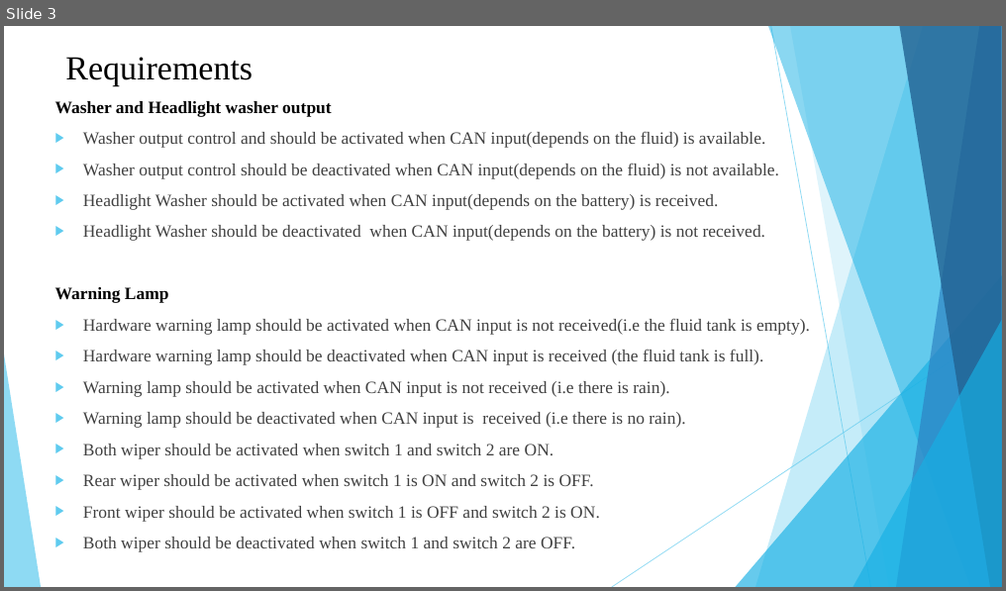
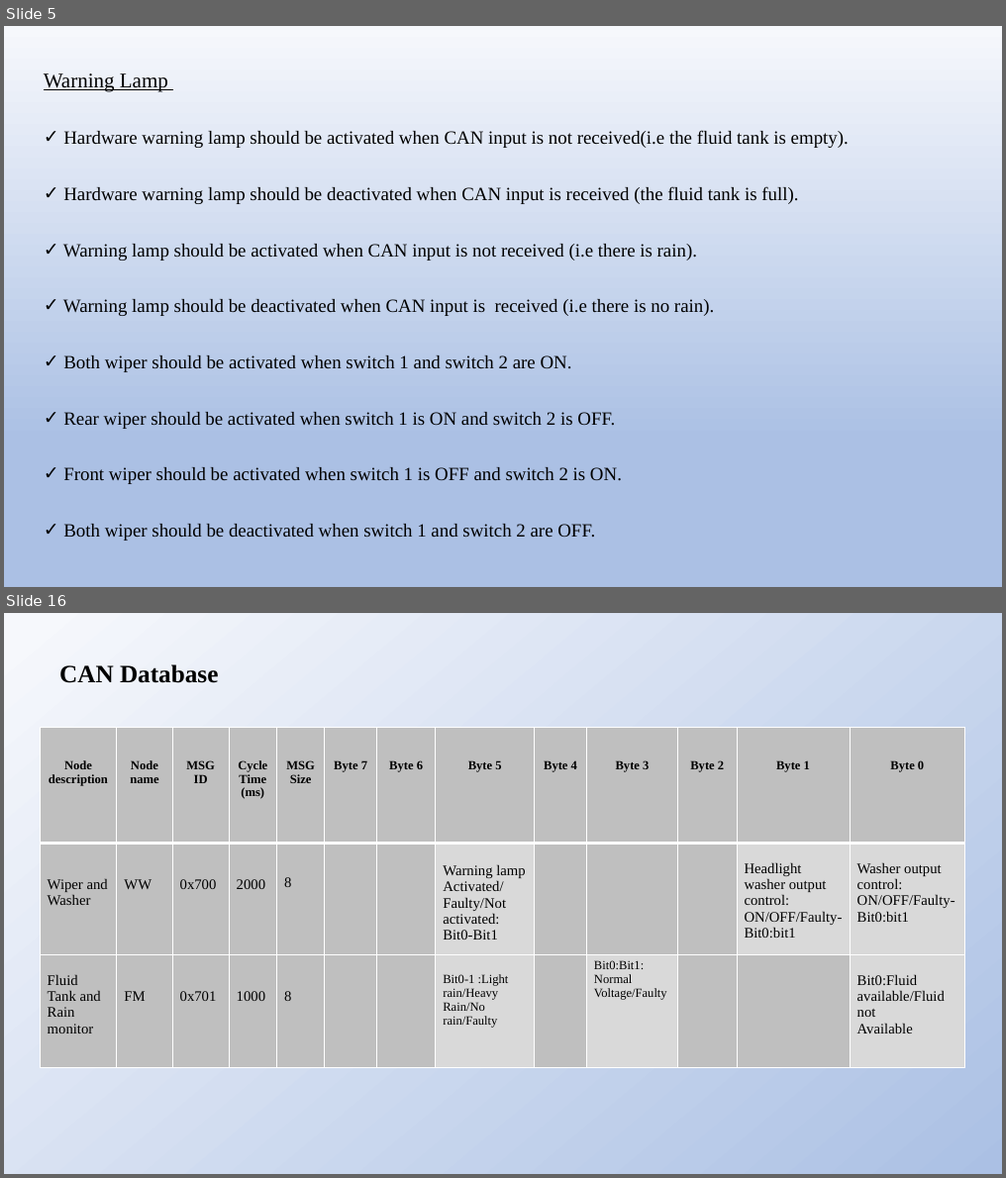
Before and after one commit to SKUP-BATCH4/TEAM-1_WIPER-AND-WASHER, a slide deck: WIPER_AND_WASHER10.pptx. Shown one above the other, each under a label of ours: slide 3 before the commit, slides 5 and 16 after it; the slides between them are not shown. The pictures are 1006x591 and 1006x1178 pixels, drawn with LibreOffice and Linux fonts; fonts in the diff are those of the drawing. Boxes give left, top, right and bottom in pixels: in the first picture for what was removed or moved away, otherwise in the second. Text is boxed around its words. In the diff, an @@ line names an element or a change of style, - is before the commit and + after.

```diff
--- a/WIPER_AND_WASHER10.pptx
+++ b/WIPER_AND_WASHER10.pptx
@@ slide 16 added at [4, 613, 1002, 1174], background gradient #F6F8FC to #ABC0E4 to #F4F7FB @@
@@ text added at [59, 664, 218, 683], 24 pt, text #000000, bold @@
+CAN Database
@@ table added at [40, 727, 965, 1067], 3 rows, 13 columns @@
+Node description | Node name | MSG ID | Cycle Time (ms) | MSG Size | Byte 7 | Byte 6 | Byte 5 | Byte 4 | Byte 3 | Byte 2 | Byte 1 | Byte 0
+Wiper and Washer | WW | 0x700 | 2000 | 8 |  |  | Warning lamp / Activated/Faulty/Not activated: / Bit0-Bit1 |  |  |  | Headlight washer output control: / ON/OFF/Faulty-Bit0:bit1 | Washer output control: / ON/OFF/Faulty-Bit0:bit1
+Fluid Tank and Rain monitor | FM | 0x701 | 1000 | 8 |  |  | Bit0-1 :Light rain/Heavy Rain/No rain/Faulty |  | Bit0:Bit1: Normal / Voltage/Faulty |  |  | Bit0:Fluid / available/Fluid not / Available
@@ what was slide 3 is now slide 5 @@
@@ slide 5 changed as well @@
@@ background #FFFFFF to gradient #F6F8FC to #ABC0E4 to #C7D5ED @@
@@ text "Warning Lamp": place and size @@
-text "Warning Lamp" at [55, 101, 810, 553]
+text "Warning Lamp" at [44, 74, 848, 541]
@@ text "Warning Lamp" at [44, 74, 848, 541]: size 16.6 to 20 pt, bold off, underline on in "Warning Lamp"; size 16.6 to 18 pt, text colour #404040 to #000000; line spacing 1 to 2.5; less space between paragraphs; bullet ▶ to ✓ @@
@@ title removed at [65, 57, 252, 86] @@
-Requirements
@@ text at [55, 101, 779, 241]: paragraphs removed @@
-Washer and Headlight washer output
-▶ Washer output control and should be activated when CAN input(depends on the fluid) is available.
-▶ Washer output control should be deactivated when CAN input(depends on the fluid) is not available.
-▶ Headlight Washer should be activated when CAN input(depends on the battery) is received.
-▶ Headlight Washer should be deactivated when CAN input(depends on the battery) is not received.
@@ group removed at [4, 26, 1002, 587]: 5 freeform shapes, 3 triangles, 2 lines @@
```
Also in this commit, not shown: 12 other slides changed, 2 other slides added.
